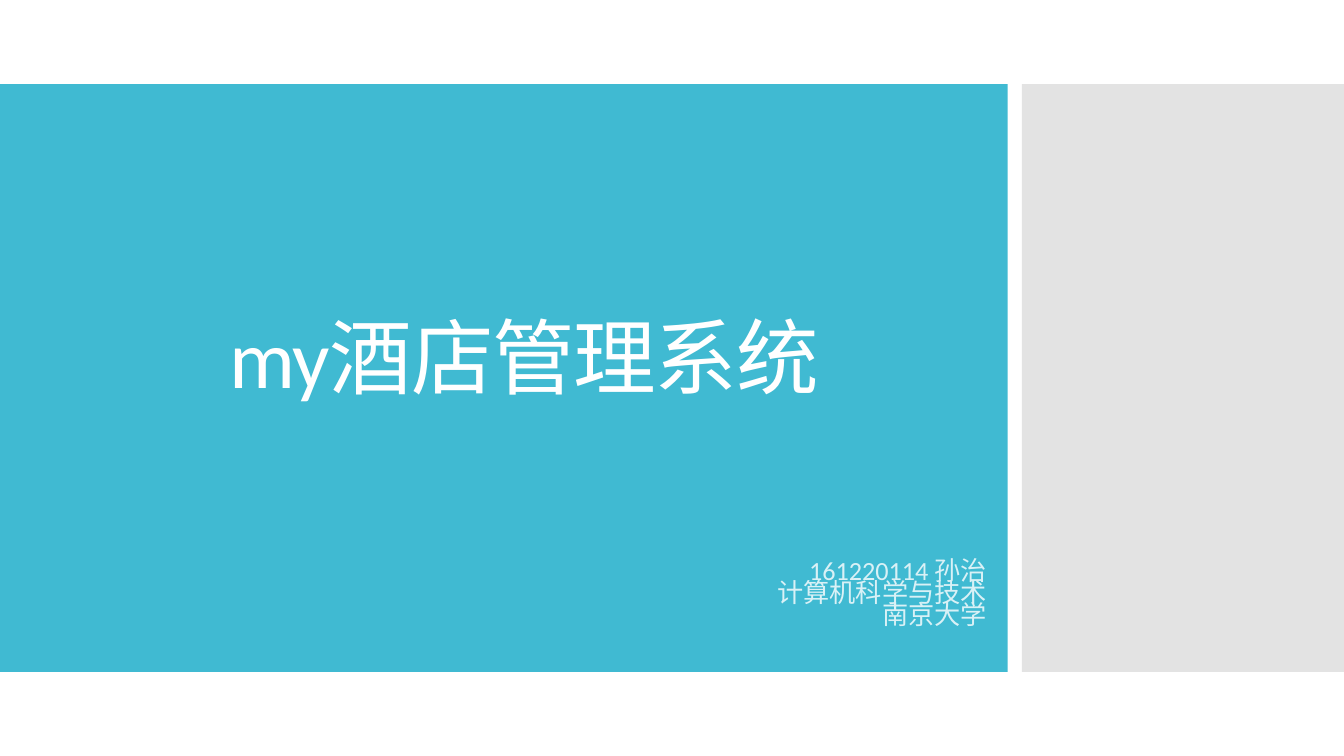
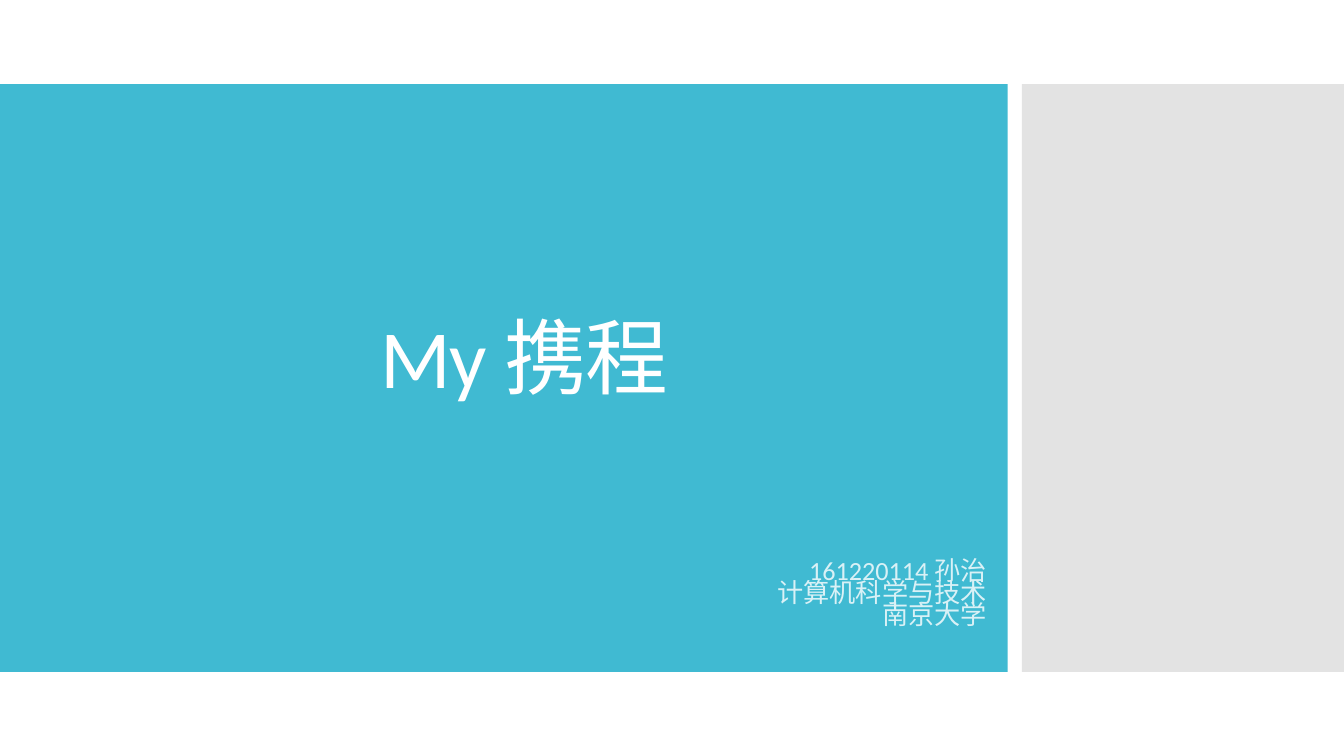
Before and after one commit to imagecser/hotelManage, a slide deck: slide 1 of lab1_initial.pptx. Drawn at 1344x756 pixels with LibreOffice and Linux fonts; fonts in the diff are those of the drawing. Boxes give left, top, right and bottom in pixels: in the first picture for what was removed or moved away, otherwise in the second. Text is boxed around its words. In the diff, an @@ line names an element or a change of style, - is before the commit and + after.

```diff
--- a/lab1_initial.pptx
+++ b/lab1_initial.pptx
@@ title at box(380, 318, 668, 402): text changed @@
-my酒店管理系统
+My 携程
```
Also in this commit, not shown: 1 other slide changed, 24 other files.
